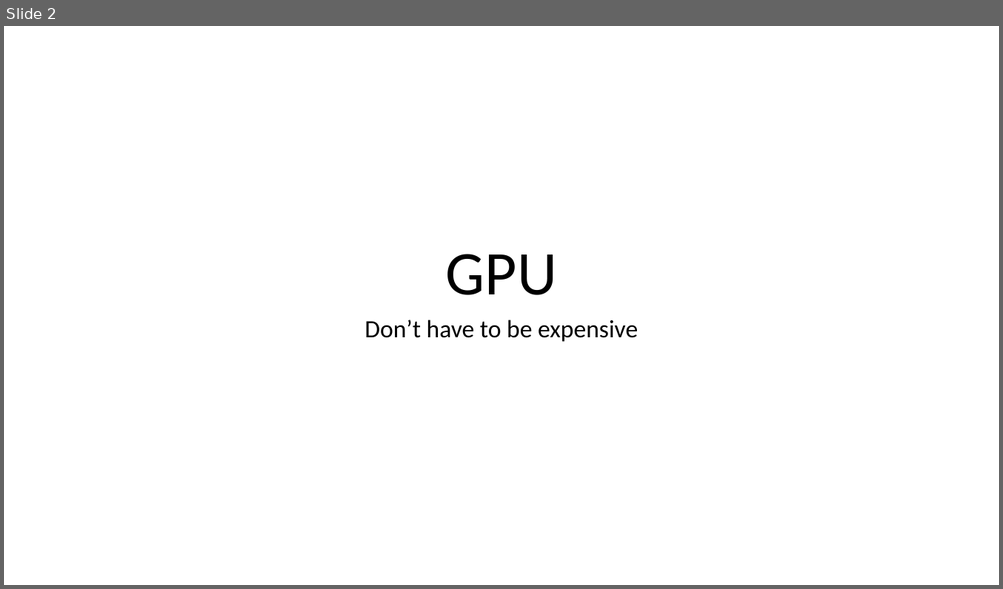
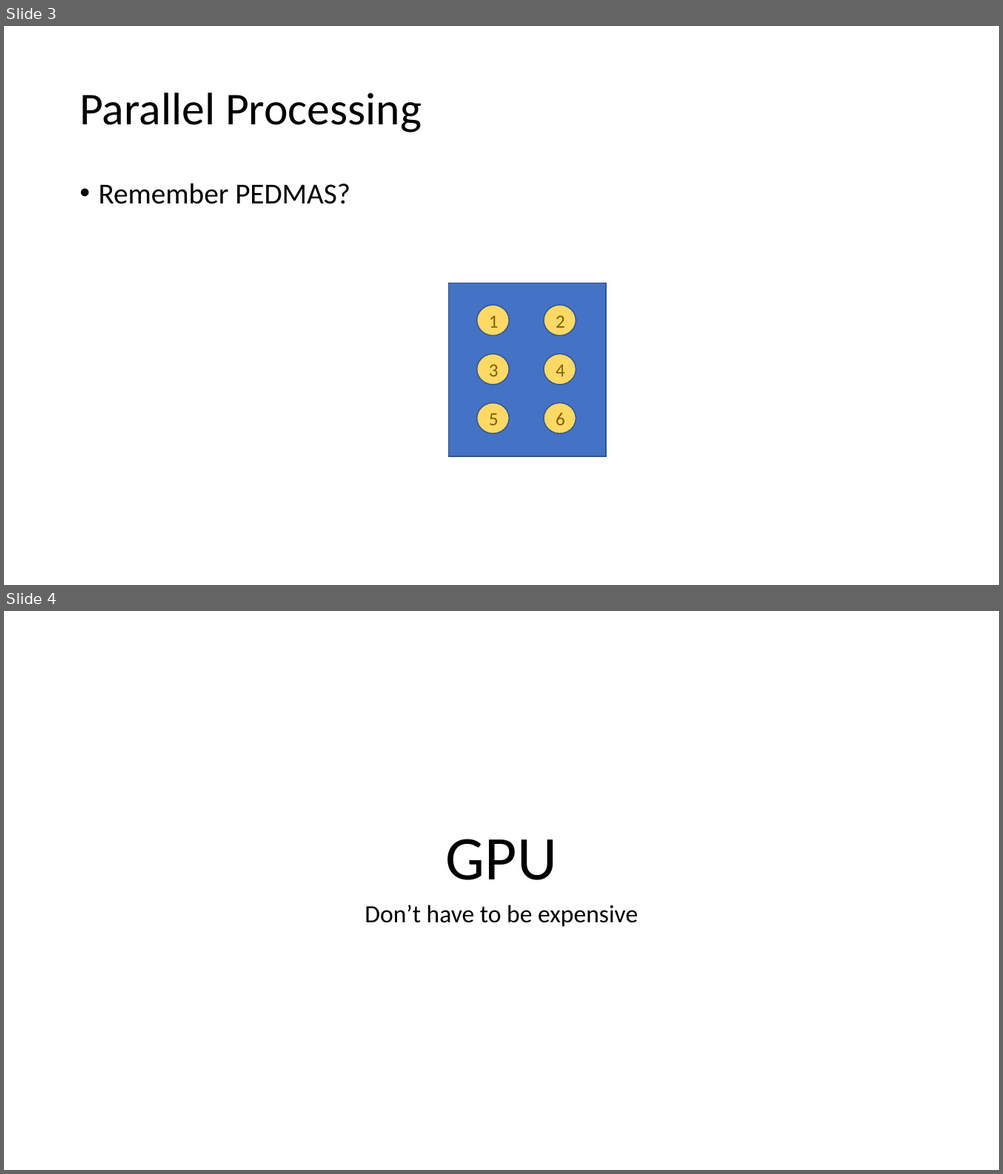
Before and after one commit to davxdan/MachineLearning, a slide deck: GPU Project/Project.pptx. Shown one above the other, each under a label of ours: slide 2 before the commit, slides 3 and 4 after it. The pictures are 1003x589 and 1003x1174 pixels, drawn with LibreOffice and Linux fonts; fonts in the diff are those of the drawing. Boxes give left, top, right and bottom in pixels: in the first picture for what was removed or moved away, otherwise in the second. Text is boxed around its words. In the diff, an @@ line names an element or a change of style, - is before the commit and + after.

```diff
--- a/GPU Project/Project.pptx
+++ b/GPU Project/Project.pptx
@@ slide 3 added at box(4, 26, 999, 585), background #FFFFFF @@
@@ title added at box(79, 93, 421, 133), 44 pt, text #000000 @@
+Parallel Processing
@@ text added at box(99, 183, 350, 204), 28 pt, text #000000 @@
+• Remember PEDMAS?
@@ group added at box(449, 284, 606, 457): 6 ellipses, 1 rectangle @@
+1
+2
+3
+4
+5
+6
@@ what was slide 2 is now slide 4 @@
```
Also in this commit, not shown: 1 slide changed, 2 other slides added, 1 slide removed, 3 other files.
